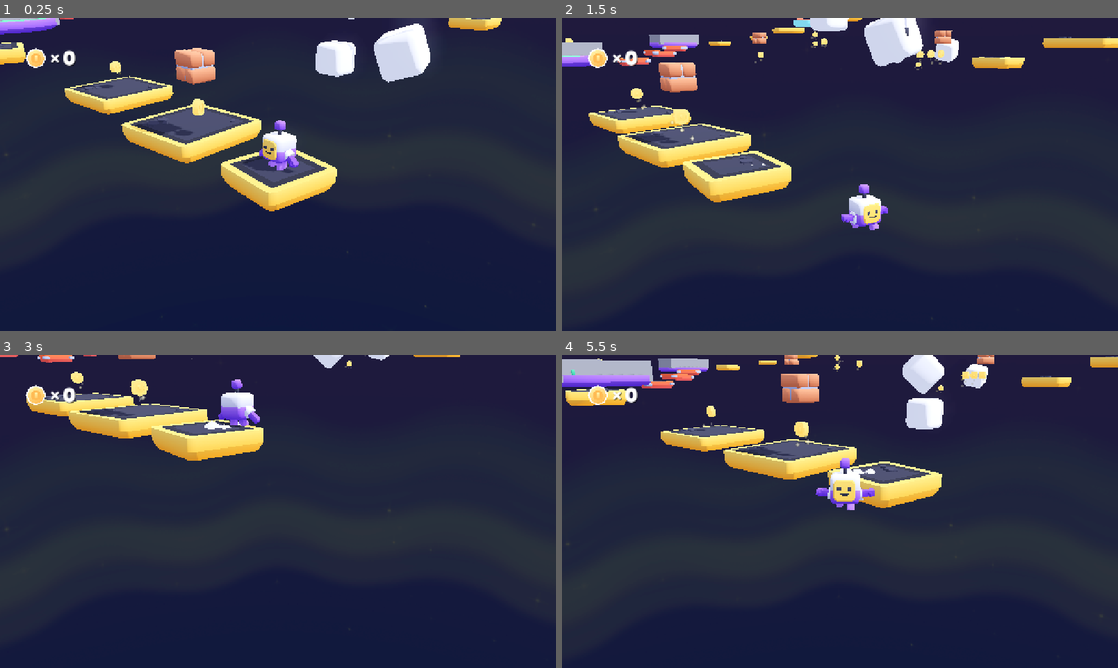
Above: before the commit, frames 1-4 (two rows, left to right).
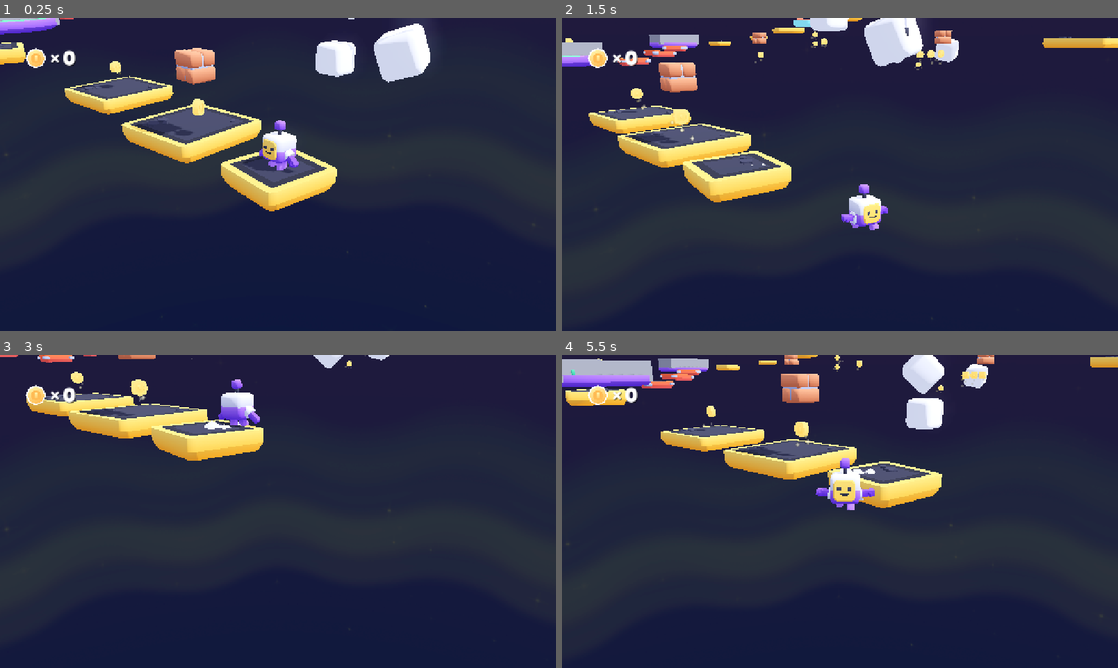
Above: after the commit, the same moments.

Repository: insertnewusername/3d-platformer
Game: Godot game, scene res://scenes/main.tscn
The game is run twice, just before and just after one commit, with the same random seed, the same clock (stepped at 60 frames per second) and the same inputs.
Inputs (mouse positions are in pixels of both pictures, inside the frame that each line leads up to):
- Up to frame 1 (0.25 s): no input
- Up to frame 2 (1.5 s): tap Enter at 0.5 s; move the mouse to (962, 158) at 0.52 s; hold D (move_right) 0.53-1.28 s; tap Down (camera_down) at 0.6 s; click (962, 158) at 0.67 s; tap Space (jump) at 0.77 s; move the mouse to (728, 190) at 1.27 s; hold S (move_back) from 1.28 s (still down); tap Left (camera_left) at 1.35 s
- Up to frame 3 (3 s): tap Space (jump) at 1.52 s; move the mouse to (333, 442) at 2.02 s; release S (move_back) at 2.03 s; hold D (move_right) 2.03-2.78 s; tap Right (camera_right) at 2.1 s; move the mouse to (250, 574) at 2.77 s; hold W (move_forward) from 2.78 s (still down); tap Up (camera_up) at 2.85 s; click (250, 574) at 2.92 s
- Up to frame 4 (5.5 s): tap Space (jump) at 3.02, 3.77, 4.52 s; move the mouse to (1006, 558) at 3.52 s; release W (move_forward) at 3.53 s; hold A (move_left) 3.53-5.03 s; tap Alt at 3.6 s; move the mouse to (673, 464) at 4.27 s; tap Shift at 4.35 s; move the mouse to (867, 511) at 5.02 s; hold S (move_back) from 5.03 s (still down); tap Down (camera_down) at 5.1 s; click (867, 511) at 5.17 s

The runs differ from the first frame. In frame 1, 0.3% of the frame differs, in the area x 80-91%, y 0-4%; in frame 2, 0.3%; in frame 3, less than 0.1%; in frame 4, 0.3%.
Error in both runs: Invalid assignment of property or key 'light_energy' with value of type 'float' on a base object of type 'null instance'. (res://scripts/main.gd:12)

Commit message:
added third checkpoint

Diff:
--- a/scenes/main.tscn
+++ b/scenes/main.tscn
@@ -63,7 +63,7 @@
 transform = Transform3D(0.9779442, 0, 0.20886743, 0, 1, 0, -0.20886743, 0, 0.9779442, -40.87967, 2.9591885, -20.735037)
 
 [node name="platform2" parent="World" unique_id=1359286385 instance=ExtResource("6_sdmev")]
-transform = Transform3D(1, 0, 0, 0, 1, 0, 0, 0, 1, -3, 2, -17.327984)
+transform = Transform3D(0.983204, 0, 0.1825101, 0, 1, 0, -0.1825101, 0, 0.983204, -10.569267, 5.2317185, -21.796915)
 
 [node name="platform3" parent="World" unique_id=926589032 instance=ExtResource("6_sdmev")]
 transform = Transform3D(0.966237, 0, -0.257656, 0, 1, 0, 0.257656, 0, 0.966237, -12.531048, 1.5894141, 2.2922606)
@@ -199,6 +199,17 @@
 transform = Transform3D(3.0330265, 0, 0, 0, 1, 0, 0, 0, 4.254046, 0, 0.14813066, 0.41261202)
 mesh = SubResource("BoxMesh_jbj1t")
 
+[node name="Checkpoint3" type="Area3D" parent="World/Checkpoints" unique_id=2023161129]
+transform = Transform3D(1, 0, 0, 0, 1, 0, 0, 0, 1, -5.680253, 6.0496426, -23.071901)
+
+[node name="CollisionShape3D" type="CollisionShape3D" parent="World/Checkpoints/Checkpoint3" unique_id=1625683826]
+transform = Transform3D(1, 0, 0, 0, 1, 0, 0, 0, 1, -0.08984375, 0, 0.21466064)
+shape = SubResource("BoxShape3D_jkv2x")
+
+[node name="MeshInstance3D" type="MeshInstance3D" parent="World/Checkpoints/Checkpoint3" unique_id=483081687]
+transform = Transform3D(3.0330265, 0, 0, 0, 1, 0, 0, 0, 4.254046, 0, 0.14813066, 0.41261202)
+mesh = SubResource("BoxMesh_jbj1t")
+
 [node name="Spinnyplatform" type="Node3D" parent="World" unique_id=459119053]
 
 [node name="platform-grass-large-round" parent="World/Spinnyplatform" unique_id=815574895 instance=ExtResource("13_jbj1t")]
@@ -206,6 +217,9 @@
 
 [node name="platform-grass-large-round2" parent="World/Spinnyplatform" unique_id=1667346809 instance=ExtResource("13_jbj1t")]
 transform = Transform3D(1, 0, 0, 0, 1, 0, 0, 0, 1, -15.45089, 5.237165, -21.713608)
+
+[node name="platform-grass-large-round3" parent="World" unique_id=479731932 instance=ExtResource("8_4oh1e")]
+transform = Transform3D(1, 0, 0, 0, 1, 0, 0, 0, 1, -5.6803885, 5.75307, -22.50563)
 
 [node name="Sun" type="DirectionalLight3D" parent="." unique_id=2119582164]
 transform = Transform3D(-0.422618, -0.694272, 0.582563, 0, 0.642788, 0.766044, -0.906308, 0.323744, -0.271654, 0, 0, 0)
@@ -258,3 +272,4 @@
 [connection signal="coin_collected" from="Player" to="HUD" method="_on_coin_collected"]
 [connection signal="body_entered" from="World/Checkpoints/Checkpoint1" to="." method="_on_checkpoint_1_body_entered"]
 [connection signal="body_entered" from="World/Checkpoints/Checkpoint2" to="." method="_on_checkpoint_2_body_entered"]
+[connection signal="body_entered" from="World/Checkpoints/Checkpoint3" to="." method="_on_checkpoint_3_body_entered"]
--- a/scripts/main.gd
+++ b/scripts/main.gd
@@ -24,3 +24,10 @@
 	if body.name == "Player":
 		Main.checkpoint_pos = Vector3(-40.27348, 3.202805, -15.12877)
 		print("checkpoint changed to", Main.checkpoint_pos)
+
+
+func _on_checkpoint_3_body_entered(body: Node3D) -> void:
+	if body.name == "Player":
+		Main.checkpoint_pos = Vector3(-5.817183, 6.203927, -22.34969)
+
+		print("checkpoint changed to", Main.checkpoint_pos)
